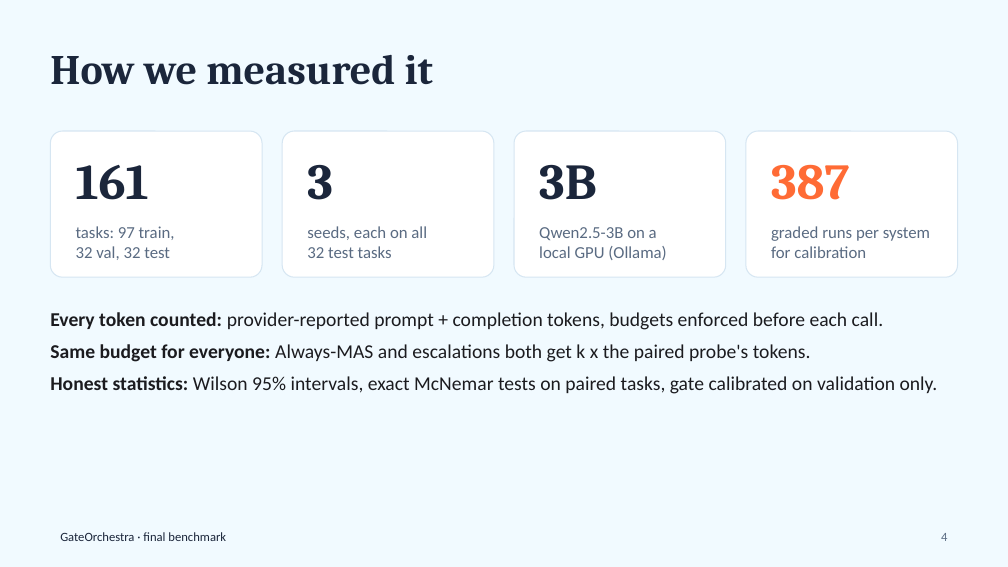
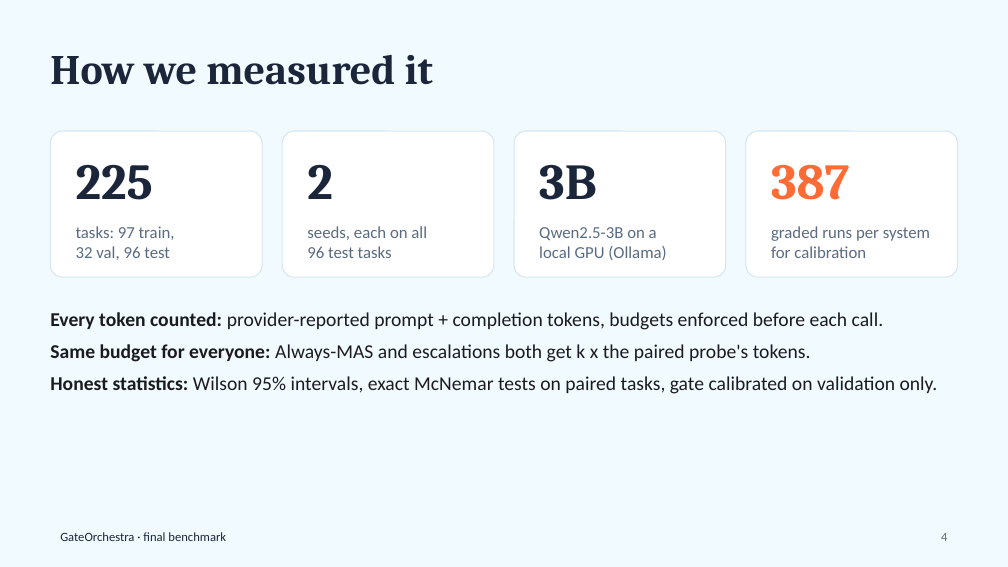
Before and after one commit to FarhanAaqil/GateOrchestra, a slide deck: slide 4 of reports/deck/GateOrchestra_final.pptx. Drawn at 1008x567 pixels with LibreOffice and Linux fonts; fonts in the diff are those of the drawing. Boxes give left, top, right and bottom in pixels: in the first picture for what was removed or moved away, otherwise in the second. Text is boxed around its words. In the diff, an @@ line names an element or a change of style, - is before the commit and + after.

Commit message:
Update the analysis, report, deck and screenshots to the new results
Report, README and slides now describe the 96-task, two-seed run: the
gate scores 97.9% against Always-MAS's 92.2% at a third fewer tokens.
They also say the 64 added tasks are easier than the original 32 and
have not been read by a person. The feature-ablation slide plots the
change in escalation rate, since accuracy no longer moves.

```diff
--- a/reports/deck/GateOrchestra_final.pptx
+++ b/reports/deck/GateOrchestra_final.pptx
@@ text at bbox=[76, 165, 153, 200]: text changed @@
-161
+225
@@ text at bbox=[307, 165, 333, 199]: text changed @@
-3
+2
@@ text at bbox=[76, 246, 170, 260]: text changed @@
-32 val, 32 test
+32 val, 96 test
@@ text at bbox=[307, 246, 392, 258]: text changed @@
-32 test tasks
+96 test tasks
```
Also in this commit, not shown: 7 other slides changed, 18 other files.
